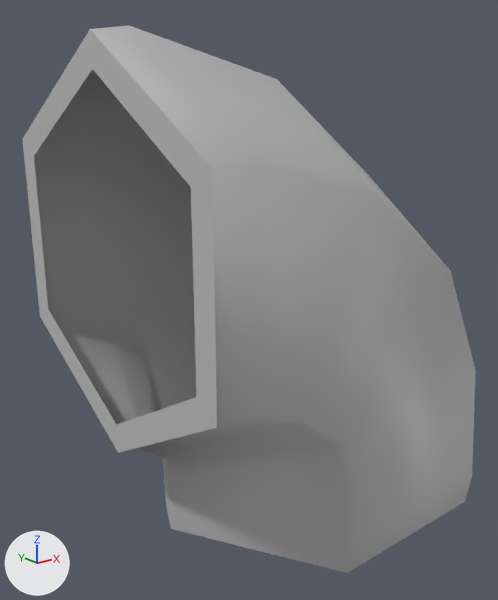
Renders of the FBX model Maya Project Files/Env/Exports/Pipes/PipeSmallCorner_01_SM_Low.fbx from each side of a commit.
Rendered twice from a 50 mm lens placed at (-0.1425, -0.149, 0.1238), pointed at (-0.0183, 0.0062, 0.0617). The lights are fixed; the arrows at lower left show +X, +Y and +Z. Where no turn or scale is listed for an object, it has been applied to the vertices.

In view in the first picture: 'Small_Corner'.
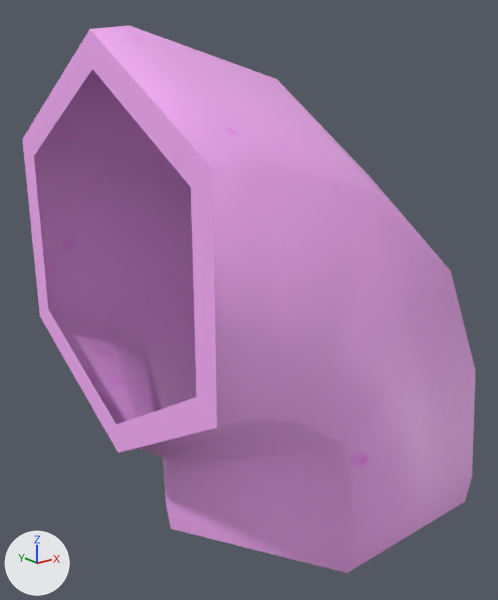
What differs and where, as boxes [x1, y1, x2, y2] in the pictures (498 x 600 px):
'Small_Corner', recoloured (grey to pink)
    both: [22, 25, 476, 573]

The edits, one by one:
Picture 'OcclusionRoughnessMetallic.png' (img_occlusionroughnessmetallic_png) is new.
Material 'Metal_TS' (mat_metal_ts) is new.
Its texture is img_occlusionroughnessmetallic_png.
me_mesh has 54 vertices, 48 faces and spans x -0.0561..0.0657, y -0.0469..0.0469, z 0.0..0.1365.
me_mesh no longer uses material mat_lambert1 (grey #bcbcbc).
me_mesh now uses material mat_metal_ts (picture img_occlusionroughnessmetallic_png).
